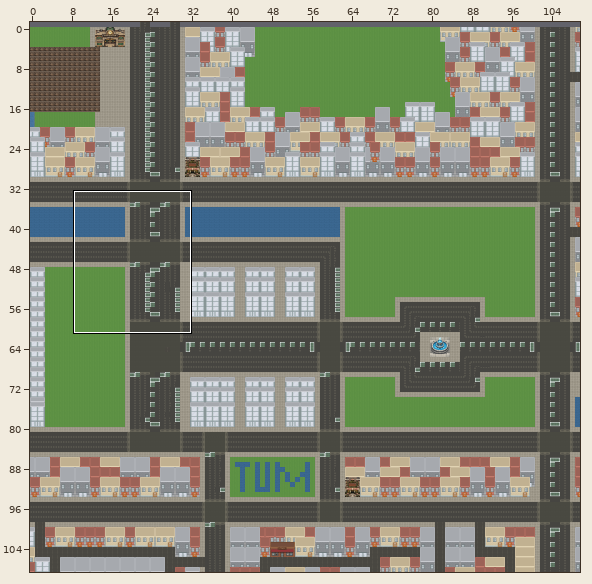
Tiled map, stored at assets/Assets_Map/generated-survival-level-0.tmx. The picture above shows the old version from afar; the outline marks the close-up.
Close-up. First the earlier version:
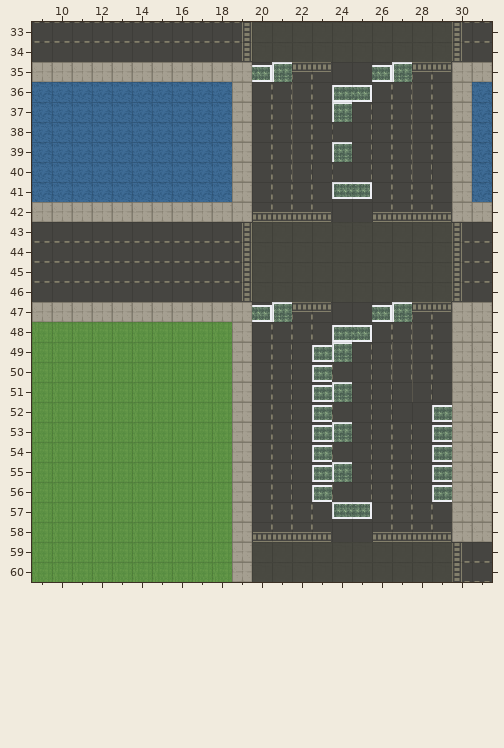
Cells are 32x32 px. Shown: x 9..31, y 33..60. The commit also changed other parts of the map, which this record leaves out.
After:
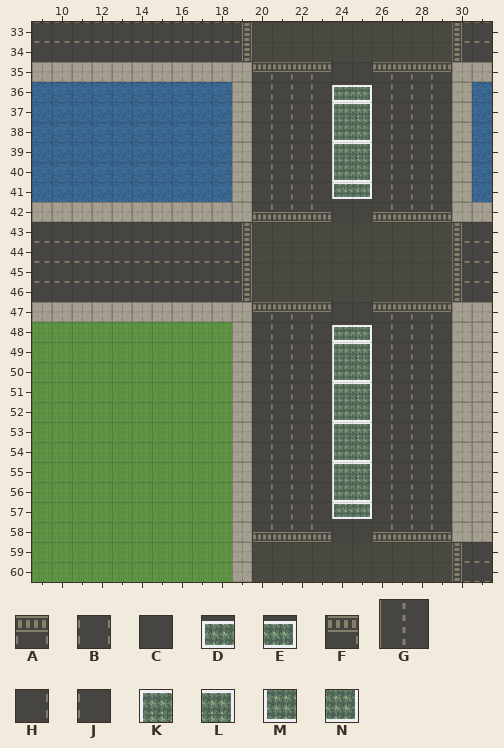
Key: from "CROSS_64_LATERAL": A 1 flipped left-right, B 3; from "Concrete+grass": C 0, D 2, E 3; from "Crossing_64": F 0; from "Crossing_64_LATERAL": G 0; from "ROAD_64": H 0, J 1; from "grass": K 0, L 1, M 2, N 3.
_ is an empty cell.
Changes in this commit:
{"where": "layer \"Tile Layer 1\""}
{"y":35,"x":20,"old":"EK","new":"FA"}
{"y":35,"x":26,"old":"EK","new":"FA"}
{"y":37,"x":22,"old":"G","new":"B"}
{"y":37,"x":25,"old":"H","new":"L"}
{"y":37,"x":28,"old":"G","new":"B"}
{"y":38,"x":22,"old":"G","new":"B"}
{"y":38,"x":24,"old":"JH","new":"MN"}
{"y":38,"x":28,"old":"G","new":"B"}
{"y":39,"x":22,"old":"G","new":"B"}
{"y":39,"x":25,"old":"H","new":"L"}
{"y":39,"x":28,"old":"G","new":"B"}
{"y":40,"x":22,"old":"GCJH","new":"BJMN"}
{"y":40,"x":28,"old":"GC","new":"BJ"}
{"y":47,"x":20,"old":"EK","new":"FA"}
{"y":47,"x":26,"old":"EK","new":"FA"}
{"y":49,"x":22,"old":"CD","new":"BJ"}
{"y":49,"x":25,"old":"H","new":"L"}
{"y":49,"x":28,"old":"G","new":"B"}
{"y":50,"x":22,"old":"CDJH","new":"BJMN"}
{"y":50,"x":27,"old":"GG","new":"BB"}
{"y":51,"x":22,"old":"CD","new":"BJ"}
{"y":51,"x":25,"old":"H","new":"L"}
{"y":51,"x":27,"old":"CGC","new":"BBJ"}
{"y":52,"x":22,"old":"CDJH","new":"BJMN"}
{"y":52,"x":27,"old":"CCD","new":"BBJ"}
{"y":53,"x":22,"old":"CD","new":"BJ"}
{"y":53,"x":25,"old":"H","new":"L"}
{"y":53,"x":28,"old":"CD","new":"BJ"}
{"y":54,"x":22,"old":"CDJH","new":"BJMN"}
{"y":54,"x":28,"old":"CD","new":"BJ"}
{"y":55,"x":22,"old":"CD","new":"BJ"}
{"y":55,"x":25,"old":"H","new":"L"}
{"y":55,"x":28,"old":"CD","new":"BJ"}
{"y":56,"x":22,"old":"CDJH","new":"BJMN"}
{"y":56,"x":28,"old":"CD","new":"BJ"}
{"label":"changed","picture_box":[252,62,372,182]}
{"label":"changed","picture_box":[372,62,433,182]}
{"label":"changed","picture_box":[252,302,292,322]}
{"label":"changed","picture_box":[372,302,452,502]}
{"label":"changed","picture_box":[292,342,372,502]}
